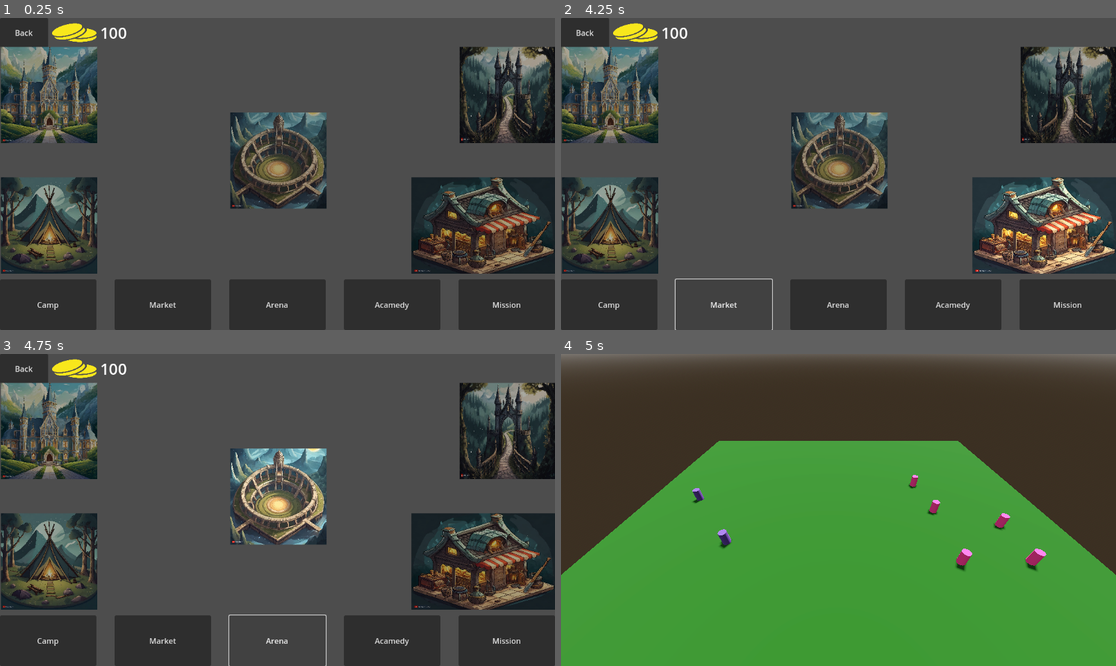
Above: before the commit, frames 1-4 (two rows, left to right).
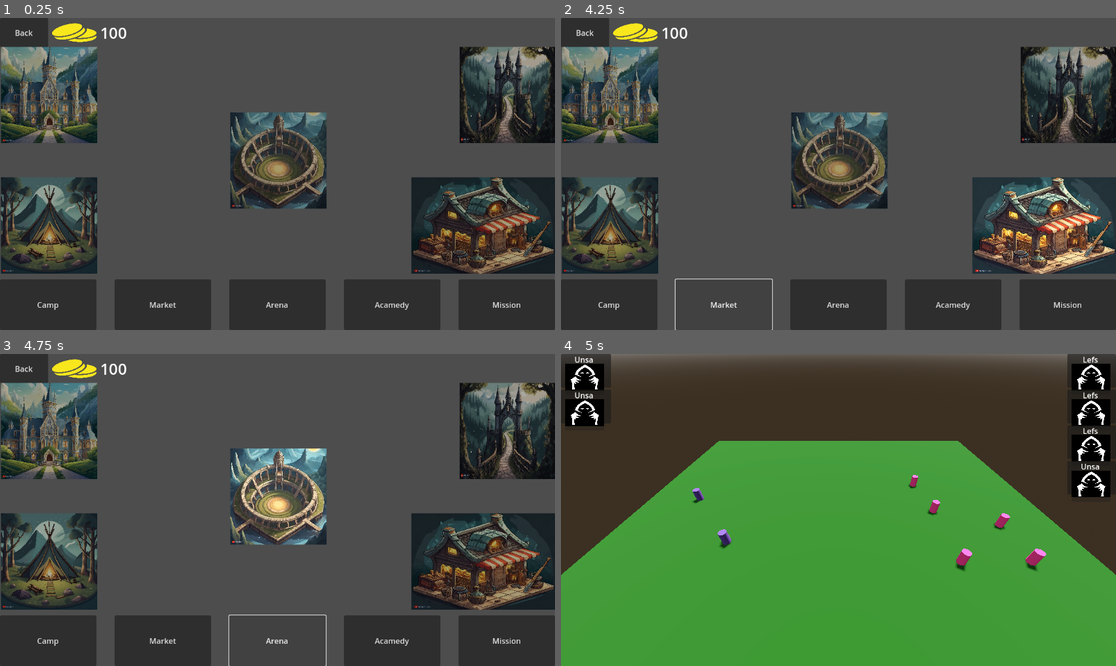
Above: after the commit, the same moments.

Repository: ualisars/ManagementPrototype
Game: Godot game, scene res://Interface/player_interface.tscn
Same seed, same stepped clock (60 frames per second), same inputs: the game is played once before the commit and once after it.
Inputs (mouse positions are in pixels of both pictures, inside the frame that each line leads up to):
- Up to frame 1 (0.25 s): no input
- Up to frame 2 (4.25 s): click "Camp" at 0.5 s; move the mouse to (960, 158) at 1.27 s; press the mouse at (960, 158) at 1.28 s; tap Enter at 2 s; move the mouse to (727, 189) at 2.02 s; release the mouse at (727, 189) at 2.03 s; click (727, 189) at 2.1 s; click "Back" at 2.75 s; click "Market" at 3.5 s
- Up to frame 3 (4.75 s): click "Arena" at 4.25 s
- Up to frame 4 (5 s): no input

Frames 1-3 are identical in both runs. In frame 4, 4.8% of the frame differs, in the area x 0-100%, y 0-46%.

Commit message:
add characters to arena sidebar

Diff:
--- /dev/null
+++ b/Interface/arena_sidebar.gd
@@ -0,0 +1,23 @@
+extends Control
+@onready var left_sidebar_container: VBoxContainer = $LeftSidebarContainer
+@onready var right_sidebar_container: VBoxContainer = $RightSidebarContainer
+
+var CharacterFightInfo: PackedScene = preload("res://Interface/character_fight_info.tscn")
+
+func add_characters(characteristics: Array, is_player: bool) -> void:
+	for characteristic in characteristics:
+		var character_fight_info = CharacterFightInfo.instantiate()
+
+		if is_player:
+			left_sidebar_container.add_child(character_fight_info)
+		else:
+			right_sidebar_container.add_child(character_fight_info)
+
+		character_fight_info.set_character_name(characteristic.character_name)
+
+
+func add_player_characters(characteristics: Array):
+	add_characters(characteristics, true)
+
+func add_enemy_characters(characteristics: Array):
+	add_characters(characteristics, false)
--- /dev/null
+++ b/Interface/arena_sidebar.tscn
@@ -0,0 +1,30 @@
+[gd_scene load_steps=2 format=3 uid="uid://xlxt7ab2rjil"]
+
+[ext_resource type="Script" path="res://Interface/arena_sidebar.gd" id="1_ve32e"]
+
+[node name="ArenaSidebar" type="Control"]
+layout_mode = 3
+anchors_preset = 15
+anchor_right = 1.0
+anchor_bottom = 1.0
+grow_horizontal = 2
+grow_vertical = 2
+script = ExtResource("1_ve32e")
+
+[node name="LeftSidebarContainer" type="VBoxContainer" parent="."]
+layout_mode = 1
+anchors_preset = 9
+anchor_bottom = 1.0
+offset_right = 104.0
+grow_vertical = 2
+
+[node name="RightSidebarContainer" type="VBoxContainer" parent="."]
+layout_mode = 1
+anchors_preset = 11
+anchor_left = 1.0
+anchor_right = 1.0
+anchor_bottom = 1.0
+offset_left = -101.0
+offset_bottom = -87.0
+grow_horizontal = 0
+grow_vertical = 2
--- /dev/null
+++ b/Interface/character_fight_info.gd
@@ -0,0 +1,8 @@
+extends Panel
+
+@onready var progress_bar: ProgressBar = $ProgressBar
+@onready var character_name_label: Label = $CharacterNameLabel
+var character_name: String
+
+func set_character_name(character_name: String) -> void:
+	character_name_label.text = character_name
--- /dev/null
+++ b/Interface/character_fight_info.tscn
@@ -0,0 +1,42 @@
+[gd_scene load_steps=4 format=3 uid="uid://clh8yxc6r4yph"]
+
+[ext_resource type="Script" path="res://Interface/character_fight_info.gd" id="1_kcvsn"]
+[ext_resource type="Texture2D" uid="uid://curv6qkdp78d3" path="res://Images/cultist.svg" id="2_cxgag"]
+
+[sub_resource type="LabelSettings" id="LabelSettings_dh38o"]
+
+[node name="CharacterFightInfo" type="Panel"]
+custom_minimum_size = Vector2(70, 70)
+offset_right = 98.0
+offset_bottom = 86.0
+script = ExtResource("1_kcvsn")
+
+[node name="TextureRect" type="TextureRect" parent="."]
+custom_minimum_size = Vector2(30, 20)
+layout_mode = 0
+offset_left = 9.0
+offset_top = 20.0
+offset_right = 90.0
+offset_bottom = 76.0
+texture = ExtResource("2_cxgag")
+expand_mode = 1
+
+[node name="ProgressBar" type="ProgressBar" parent="."]
+layout_mode = 0
+offset_left = 9.0
+offset_top = 75.0
+offset_right = 90.0
+offset_bottom = 85.0
+step = 1.0
+show_percentage = false
+
+[node name="CharacterNameLabel" type="Label" parent="."]
+layout_mode = 0
+offset_right = 97.0
+offset_bottom = 23.0
+text = "Name"
+label_settings = SubResource("LabelSettings_dh38o")
+horizontal_alignment = 1
+vertical_alignment = 1
+justification_flags = 0
+clip_text = true
--- a/Scenes/arena_scene.gd
+++ b/Scenes/arena_scene.gd
@@ -1,4 +1,6 @@
 extends Node3D
+
+@onready var arena_sidebar: Control = $ArenaSidebar
 
 var rng = RandomNumberGenerator.new()
 
@@ -22,8 +24,12 @@
 ]
 
 func _ready() -> void:
+	var enemies = ArenaManager.generate_enemies()
 	place_characters_on_arena(Player.party, player_locations, true)
-	place_characters_on_arena(ArenaManager.generate_enemies(), enemy_locations, false)
+	place_characters_on_arena(enemies, enemy_locations, false)
+
+	arena_sidebar.add_player_characters(Player.party)
+	arena_sidebar.add_enemy_characters(enemies)
 
 func place_characters_on_arena(
 	characteristics: Array,
--- a/Scenes/arena_scene.tscn
+++ b/Scenes/arena_scene.tscn
@@ -1,7 +1,8 @@
-[gd_scene load_steps=7 format=3 uid="uid://dfljp550085pr"]
+[gd_scene load_steps=8 format=3 uid="uid://dfljp550085pr"]
 
 [ext_resource type="Script" path="res://Scenes/arena_scene.gd" id="1_dn2iq"]
 [ext_resource type="PackedScene" uid="uid://bhgcgbcjowf80" path="res://Characters/character.tscn" id="1_qe8ff"]
+[ext_resource type="PackedScene" uid="uid://xlxt7ab2rjil" path="res://Interface/arena_sidebar.tscn" id="3_lc7pp"]
 
 [sub_resource type="ProceduralSkyMaterial" id="ProceduralSkyMaterial_2b24a"]
 sky_horizon_color = Color(0.64625, 0.65575, 0.67075, 1)
@@ -40,3 +41,5 @@
 
 [node name="Character" parent="." instance=ExtResource("1_qe8ff")]
 transform = Transform3D(1, 0, 0, 0, 1, 0, 0, 0, 1, 13, 0, -10)
+
+[node name="ArenaSidebar" parent="." instance=ExtResource("3_lc7pp")]
